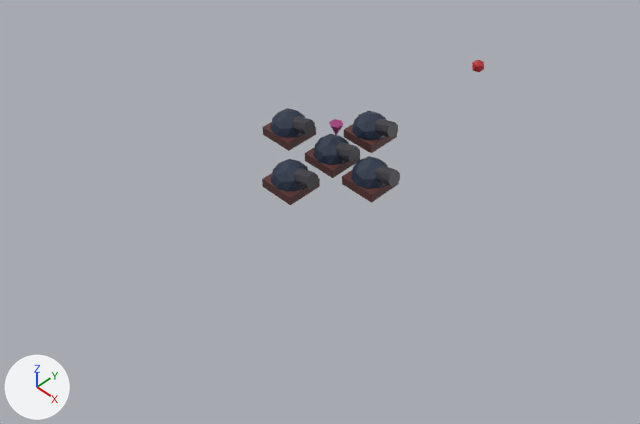
The Blender file src/commonMain/assetsSource/assets.blend, before and after one commit.
Rendered twice from a 50 mm lens placed at (25.0, -26.0, 28.1), pointed at (0.9, -1.9, -2.0). The axes (+X, +Y, +Z) are drawn at lower left. The lights are the same throughout.

The first picture shows 'arrow', 'bomb', 'canon', 'canon.001', 'canon.002', 'canon.003', 'canon.004'.
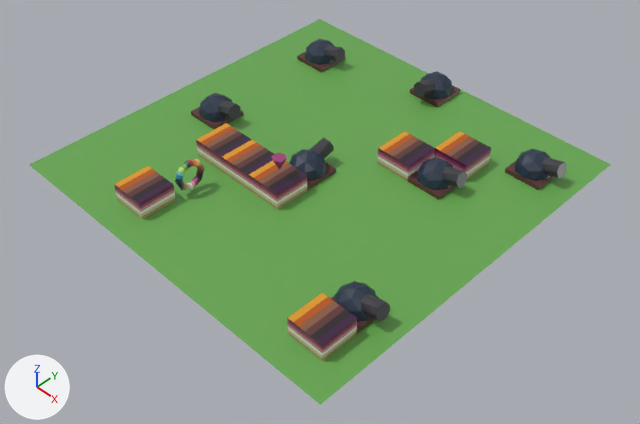
Changed parts and their boxes (x1, y1, x2, y2) in the pictures (640 x 424 px):
'Plane', added (green): after (29, 19, 611, 405)
'canon.001', moved: before (342, 156, 400, 203); after (505, 149, 567, 190)
'Cube.004', added: after (287, 293, 357, 361)
'canon.003', moved, turned: before (344, 111, 398, 153); after (289, 138, 336, 190)
'canon.004', moved: before (262, 159, 320, 205); after (297, 39, 345, 72)
'canon', moved, turned: before (305, 134, 360, 178); after (410, 71, 460, 107)
'canon.002', moved: before (263, 108, 316, 151); after (191, 93, 243, 129)
'Cube.006', added: after (114, 166, 176, 219)
'Cube', added: after (249, 160, 307, 210)
'Cube.003', added: after (377, 131, 435, 181)
'canon.005', added: after (331, 281, 390, 333)
'Cube.005', added: after (434, 131, 491, 179)
'canon.006', added: after (407, 157, 467, 200)
'Cube.001', added: after (222, 140, 274, 191)
'Cube.002', added: after (196, 123, 252, 172)
'target', added: after (175, 159, 204, 190)
'arrow', moved: before (329, 119, 344, 135); after (272, 153, 287, 170)
'bomb', moved (not visible afterwards): before (472, 60, 484, 72)

Edits to the bpy script that builds the scene:
```text
Add me_plane:
    me_plane.from_pydata(...)  # 4 vertices, 1 face; spans x -1.0..1.0, y -1.0..1.0, z 0.0
    me_plane.materials.append(mat_material)  # picture img_sweet24_1x_png
Add me_torus:
    me_torus.from_pydata(...)  # a torus around z (ring radius 1.0, tube radius 0.25) spanning x -1.25..1.25, y -1.25..1.25, z -0.25..0.25
    me_torus.materials.append(mat_material)  # picture img_sweet24_1x_png
Add me_cube_001:
    me_cube_001.from_pydata(...)  # a box spanning x -1.0..1.0, y -1.0..1.0, z -1.0..0.0
    me_cube_001.materials.append(mat_material)  # picture img_sweet24_1x_png
Change ob_canon:
    ob_canon.location: (0.0, -0.11, 0.0) -> (0.0, 8.12, 0.0)
    ob_canon.rotation_euler: (0.0, 0.0, 0.0) -> (0.0, 0.0, -1.571)  # degrees (0, 0, 0) -> degrees (0, 0, -90)
Change ob_bomb:
    ob_bomb.location: (0.0, 12.1, 0.0) -> (0.0, 8.22, 0.0)
Change ob_canon_001:
    ob_canon_001.location: (2.65, -0.11, 0.0) -> (8.0, 6.12, 0.0)
Change ob_canon_002:
    ob_canon_002.location: (-3.19, -0.11, 0.0) -> (-7.0, -1.88, 0.0)
Change ob_canon_003:
    ob_canon_003.location: (0.0, 2.77, 0.0) -> (0.0, -1.88, 0.0)
    ob_canon_003.rotation_euler: (0.0, 0.0, 0.0) -> (0.0, 0.0, 1.571)  # degrees (0, 0, 0) -> degrees (0, 0, 90)
Change ob_canon_004:
    ob_canon_004.location: (0.0, -3.04, 0.0) -> (-7.0, 6.12, 0.0)
Change ob_arrow:
    ob_arrow.location: (0.13, 0.0, -0.02) -> (0.13, -3.88, -0.02)
Add ob_plane:
    ob_plane = bpy.data.objects.new('Plane', me_plane)
    ob_plane.location = (0.0, -1.0, 0.0)
    ob_plane.scale = (10.4, 10.4, 10.4)
Add ob_target:
    ob_target = bpy.data.objects.new('target', me_torus)
    ob_target.location = (-3.0, -6.88, 1.0)
    ob_target.rotation_euler = (0.0, 1.571, 0.0)  # degrees (0, 90, 0)
    ob_target.scale = (0.686, 0.686, 0.686)
Add ob_cube_006:
    ob_cube_006 = bpy.data.objects.new('Cube.006', me_cube_001)
    ob_cube_006.location = (-4.0, -8.88, 1.0)
Add ob_cube_005:
    ob_cube_005 = bpy.data.objects.new('Cube.005', me_cube_001)
    ob_cube_005.location = (5.0, 4.12, 1.0)
Add ob_cube_004:
    ob_cube_004 = bpy.data.objects.new('Cube.004', me_cube_001)
    ob_cube_004.location = (8.0, -8.88, 1.0)
Add ob_cube_003:
    ob_cube_003 = bpy.data.objects.new('Cube.003', me_cube_001)
    ob_cube_003.location = (3.0, 2.12, 1.0)
Add ob_cube_002:
    ob_cube_002 = bpy.data.objects.new('Cube.002', me_cube_001)
    ob_cube_002.location = (-4.0, -3.88, 1.0)
Add ob_cube_001:
    ob_cube_001 = bpy.data.objects.new('Cube.001', me_cube_001)
    ob_cube_001.location = (-2.0, -3.88, 1.0)
Add ob_cube:
    ob_cube = bpy.data.objects.new('Cube', me_cube_001)
    ob_cube.location = (0.0, -3.88, 1.0)
Add ob_canon_006:
    ob_canon_006 = bpy.data.objects.new('canon.006', me_cube)
    ob_canon_006.location = (5.0, 2.12, 0.0)
    ob_canon_006.scale = (1.0, 1.0, 0.25)
Add ob_canon_005:
    ob_canon_005 = bpy.data.objects.new('canon.005', me_cube)
    ob_canon_005.location = (8.0, -6.88, 0.0)
    ob_canon_005.scale = (1.0, 1.0, 0.25)
```
